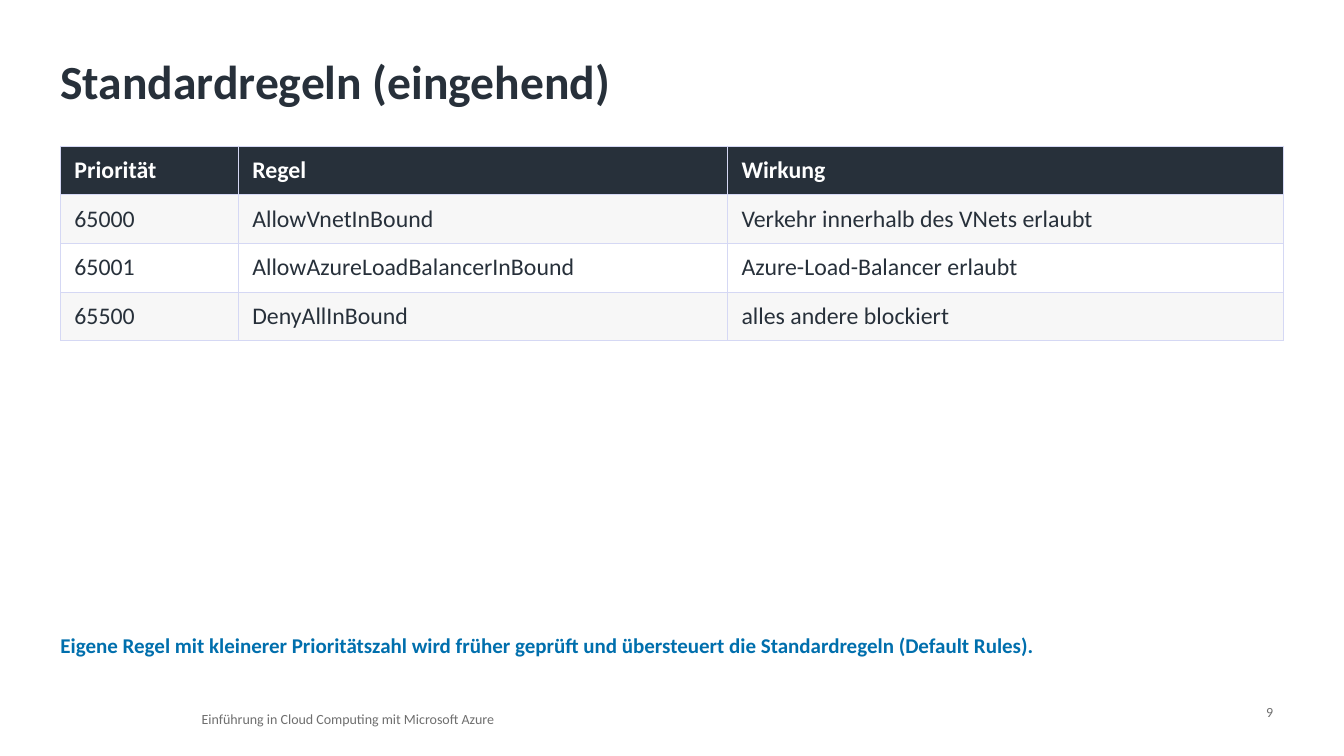
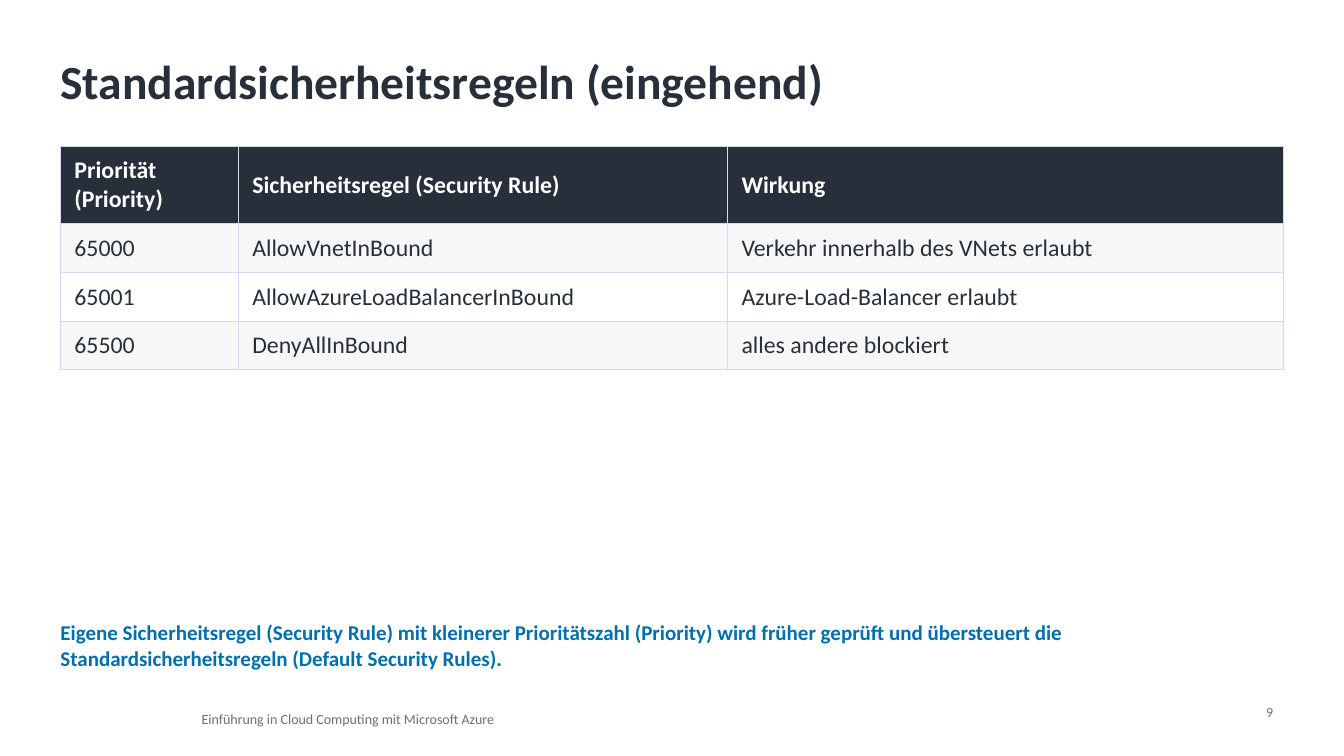
Before and after one commit to pat-teacher/azure-basics-training, a slide deck: slide 9 of praesentationen/input-06-azure-networking.pptx. Drawn at 1344x756 pixels with LibreOffice and Linux fonts; fonts in the diff are those of the drawing; background and template pictures are left out. Boxes give left, top, right and bottom in pixels: in the first picture for what was removed or moved away, otherwise in the second. Text is boxed around its words. In the diff, an @@ line names an element or a change of style, - is before the commit and + after.

Commit message:
Refactor terminology from NSG rules to Security Rules across documentation and codebase for consistency and clarity. Update related content in README, assignments, solutions, presentations, and glossary. Ensure all references to security rules are accurate and reflect current Azure terminology.

```diff
--- a/praesentationen/input-06-azure-networking.pptx
+++ b/praesentationen/input-06-azure-networking.pptx
@@ title at [60,64,823,107]: text changed @@
-Standardregeln (eingehend)
+Standardsicherheitsregeln (eingehend)
@@ table at [60,146,1282,361] @@
-row 1, column 1: Priorität
+row 1, column 1: Priorität (Priority)
-row 1, column 2: Regel
+row 1, column 2: Sicherheitsregel (Security Rule)
@@ text at [60,624,1062,670]: text changed @@
-Eigene Regel mit kleinerer Prioritätszahl wird früher geprüft und übersteuert die Standardregeln (Default Rules).
+Eigene Sicherheitsregel (Security Rule) mit kleinerer Prioritätszahl (Priority) wird früher geprüft und übersteuert die Standardsicherheitsregeln (Default Security Rules).
```
Also in this commit, not shown: 3 other slides changed, 17 other files.
